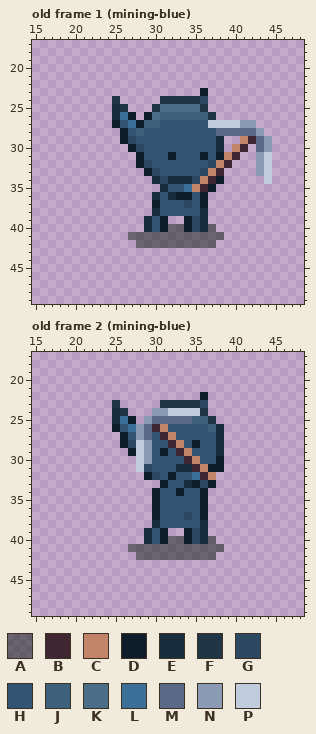
Two versions of one pixel-art file, assets/art/npc/goblin-npc.aseprite. That is the earlier state.
128x128 pixels, 6 frames. Colours within 5 levels of each other are drawn and written as one. Shown: old frame 1 (mining-blue): x 15..48, y 17..49; old frame 2 (mining-blue): x 15..48, y 17..49. The commit also changed other frames, which this record leaves out.
Visible layers, top first: "Layer 1", "gob".
Palette (. is transparent): A #0d1c127d  B #3e2731  C #c28569  D #0e1d29  E #182d3d  F #203647  G #2c4961  H #325573  J #3d607d  K #4a6d8a  L #3d7099  M #5a6988  N #8b9bb4  P #c0cbdc
Pixels before, old frame 1 (mining-blue), first column x 25:
23 ...........D........
24 F.....FFFFFG........
25 EF...FKKKKKF........
26 ELD.DKJJJJJJF.......
27 DHLDJJHHHHHHPPPPNN..
28 .DHJHHHHHHHHHMMMMMN.
29 .DGHHHHHHHHHHE..CBMN
30 ..DGHHHHHHHHHE.CB.MN
31 ...DHHHDHHHDHDCB..NP
32 ...DGHHHHHHHGCB...NP
33 ....DGHHHHHGCB....NP
34 .....EGEEEGCBD.....P
35 ......EHHLCBD.......
36 .....EHEDDHD........
37 .....DHHHGHD........
38 .....EHHHHHE........
39 ....EHD..DGE........
40 ....EHDAADGEA.......
41 ..AAAAAAAAAAAA......
42 ...AAAAAAAAAA.......
Pixels before, old frame 2 (mining-blue), first column x 25:
22 ...........D..
23 F.....FFFFFG..
24 EF...NNPPPPF..
25 ELD.NMMMMMJJF.
26 DHLNMBCHHHHHJE
27 .DHNMHBCHHHHHE
28 .DGPNHHBCHDHHE
29 ..DPNHDHBCHHHE
30 ...PNHHHHBCHHD
31 ...PGHHHEEBCDD
32 ....DGHDHHLBC.
33 ......DHHEDGD.
34 .....DHHDHHD..
35 .....DHHHHHD..
36 .....DHHHHHD..
37 .....DHHHGHD..
38 .....EHHHHHE..
39 ....EHD..DGE..
40 ....EHDAADGEA.
41 ..AAAAAAAAAAAA
42 ...AAAAAAAAAA.
Once edited:
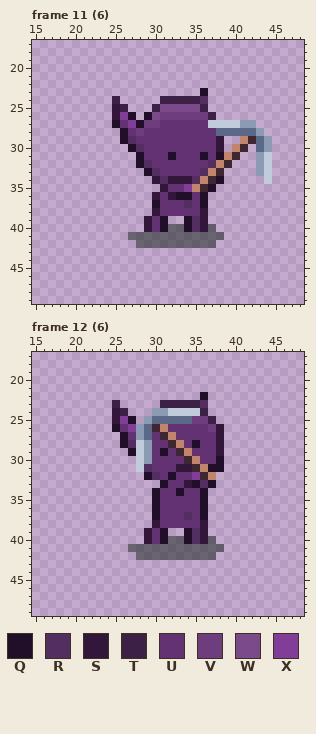
Colours new in this view: Q #210e29  R #532e61  S #32173b  T #3c2045  U #633273  V #6d3d7d  W #7a4a8a  X #823d99
A new or re-ordered frame is compared with the old frame closest to it.
Diff:
frames 6 -> 12
Changed rows in their new state; - is an unchanged pixel.
Frame 11 (6) is new; against old frame 1 (mining-blue), layer "gob":
first column x 25:
23 -----------Q--
24 T-----TTTTTR--
25 ST---TWWWWWT--
26 SXQ-QWVVVVVVT-
27 QUXQVVUUUUUU--
28 -QUVUUUUUUUUU-
29 -QRUUUUUUUUUUS
30 --QRUUUUUUUUUS
31 ---QUUUQUUUQUQ
32 ---QRUUUUUUUR-
33 ----QRUUUUUR--
34 -----SRSSSR--Q
35 ------SUUX--Q-
36 -----SUSQQUQ--
37 -----QUUURUQ--
38 -----SUUUUUS--
39 ----SUQ--QRS--
40 ----SUQ--QRS--
Frame 12 (6) is new; against old frame 2 (mining-blue), layer "gob":
first column x 25:
22 -----------Q--
23 T-----TTTTTR--
24 ST---------T--
25 SXQ-------VVT-
26 QUX----UUUUUVS
27 -QU--U--UUUUUS
28 -QR--UU--UQUUS
29 --Q--UQU--UUUS
30 -----UUUU--UUQ
31 ----RUUUSS--QQ
32 ----QRUQUUX---
33 ------QUUSQRQ-
34 -----QUUQUUQ--
35 -----QUUUUUQ--
36 -----QUUUUUQ--
37 -----QUUURUQ--
38 -----SUUUUUS--
39 ----SUQ--QRS--
40 ----SUQ--QRS--
Where, in picture pixels (left, top, right, bottom), the same in both pictures:
changed: (112, 88, 224, 232)
changed: (112, 392, 224, 544)
